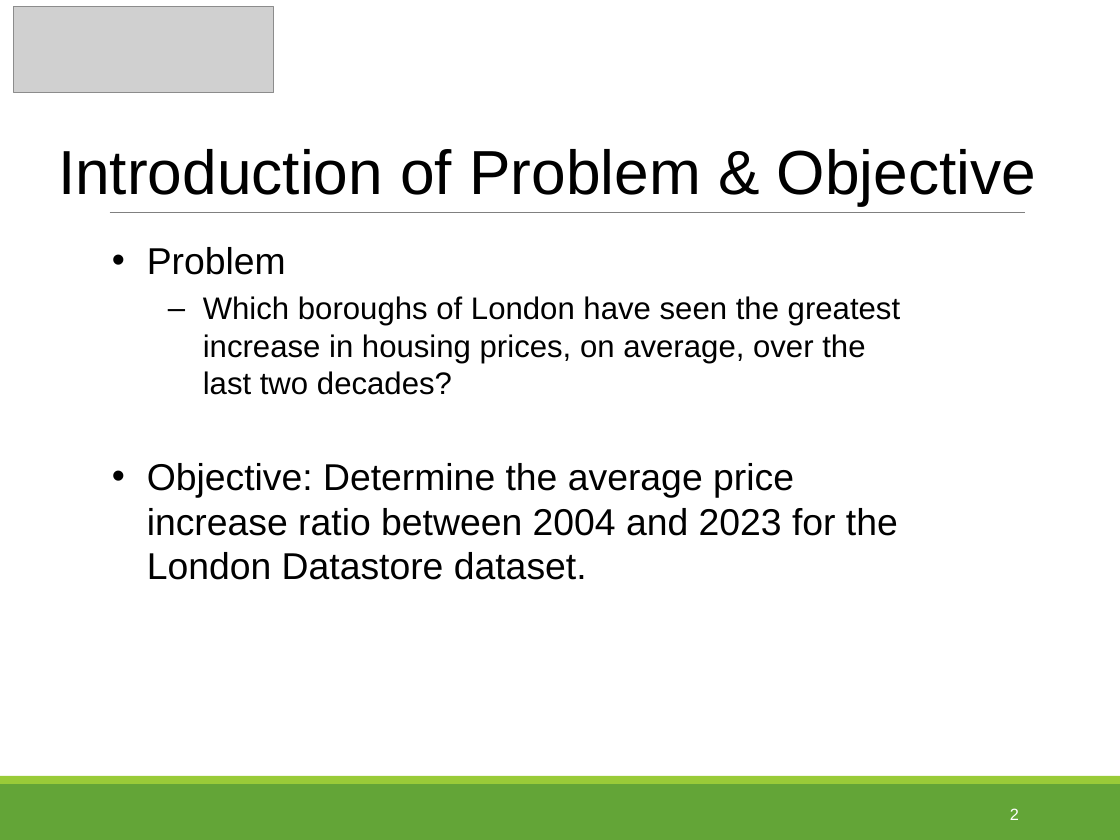
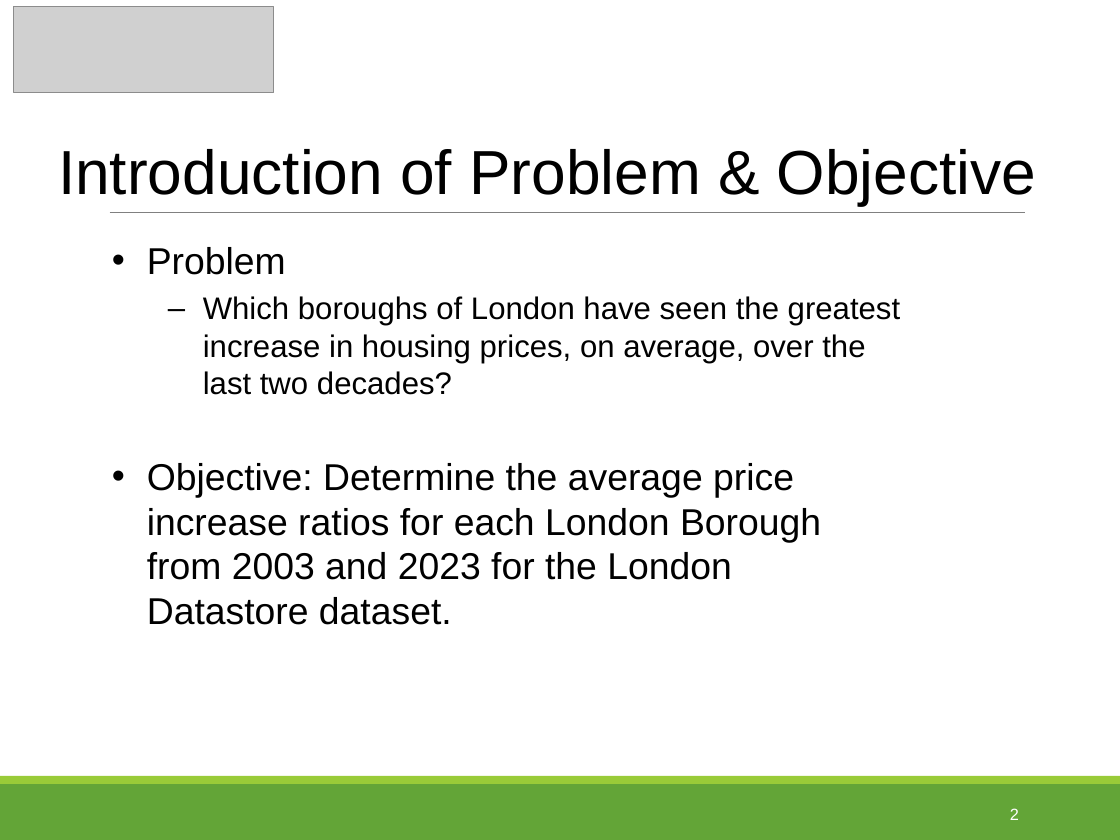
Before and after one commit to tpoozhikala/Springboard, a slide deck: slide 2 of UK_House_Prices_Challenge/UK_Housing_Prices_Presentation.pptx. Drawn at 1120x840 pixels with LibreOffice and Linux fonts; fonts in the diff are those of the drawing; grey boxes stand for pictures. Boxes give left, top, right and bottom in pixels: in the first picture for what was removed or moved away, otherwise in the second. Text is boxed around its words. In the diff, an @@ line names an element or a change of style, - is before the commit and + after.

```diff
--- a/UK_House_Prices_Challenge/UK_Housing_Prices_Presentation.pptx
+++ b/UK_House_Prices_Challenge/UK_Housing_Prices_Presentation.pptx
@@ text at <box>147,463,821,625</box>: text changed @@
-• Objective: Determine the average price increase ratio between 2004 and 2023 for the London Datastore dataset.
+• Objective: Determine the average price increase ratios for each London Borough from 2003 and 2023 for the London Datastore dataset.
```
Also in this commit, not shown: 3 other slides changed, 1 slide added, 1 other file.
